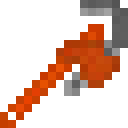
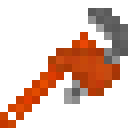
Revision of a layered 128x128 image; what changed, layer by layer:
painted on "item" over [0, 0, 128, 128]
